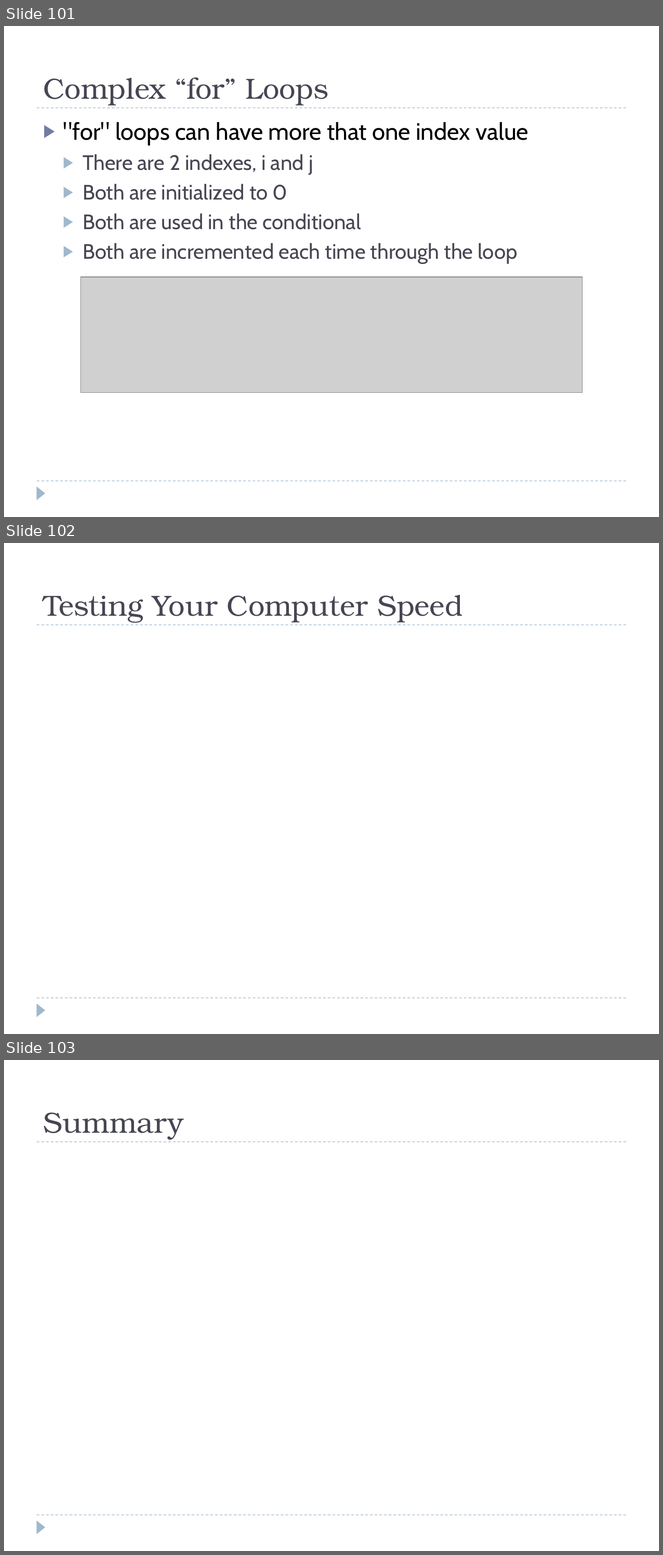
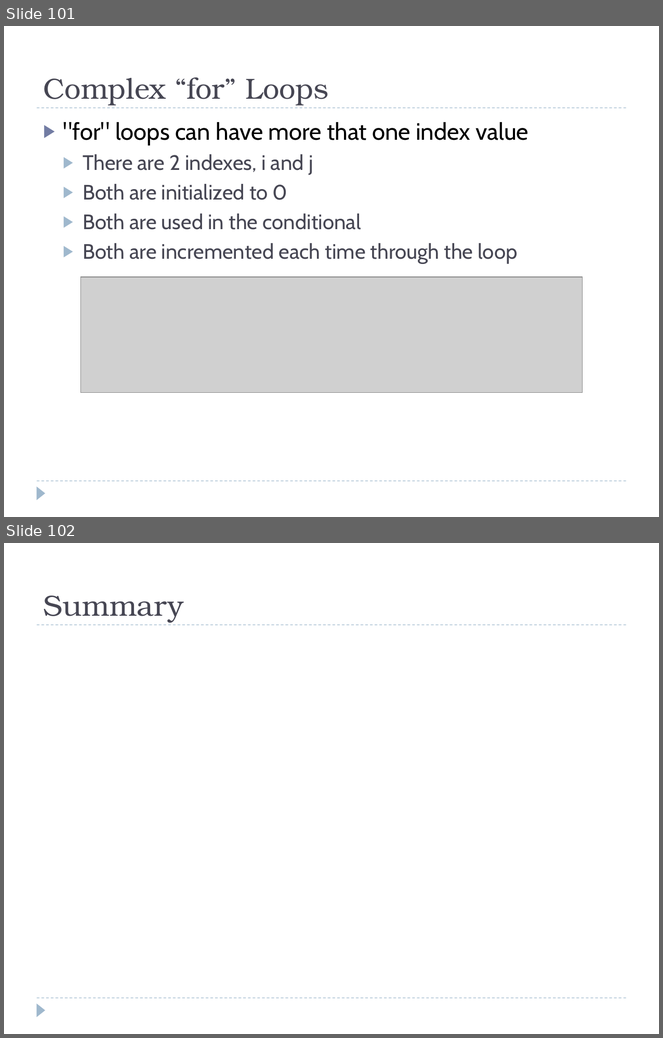
Before and after one commit to bcraig108/JavaClass_2013_Summer, a slide deck: Introduction to Java Programming.pptx. Shown one above the other, each under a label of ours: slides 101, 102 and 103 before the commit, slides 101 and 102 after it. The pictures are 663x1555 and 663x1038 pixels, drawn with LibreOffice and Linux fonts; fonts in the diff are those of the drawing; grey boxes stand for pictures; background and template pictures are left out. Boxes give left, top, right and bottom in pixels: in the first picture for what was removed or moved away, otherwise in the second. Text is boxed around its words. In the diff, an @@ line names an element or a change of style, - is before the commit and + after.

```diff
--- a/Introduction to Java Programming.pptx
+++ b/Introduction to Java Programming.pptx
@@ slide 102 removed at (x1=4, y1=543, x2=659, y2=1034), background #FFFFFF; not listed: 3 template elements that a slide beside it also shows @@
@@ title removed at (x1=43, y1=595, x2=463, y2=623) @@
-Testing Your Computer Speed
@@ what was slide 103 is now slide 102 @@
```
Also in this commit, not shown: 1 slide added, 1 other slide removed.
